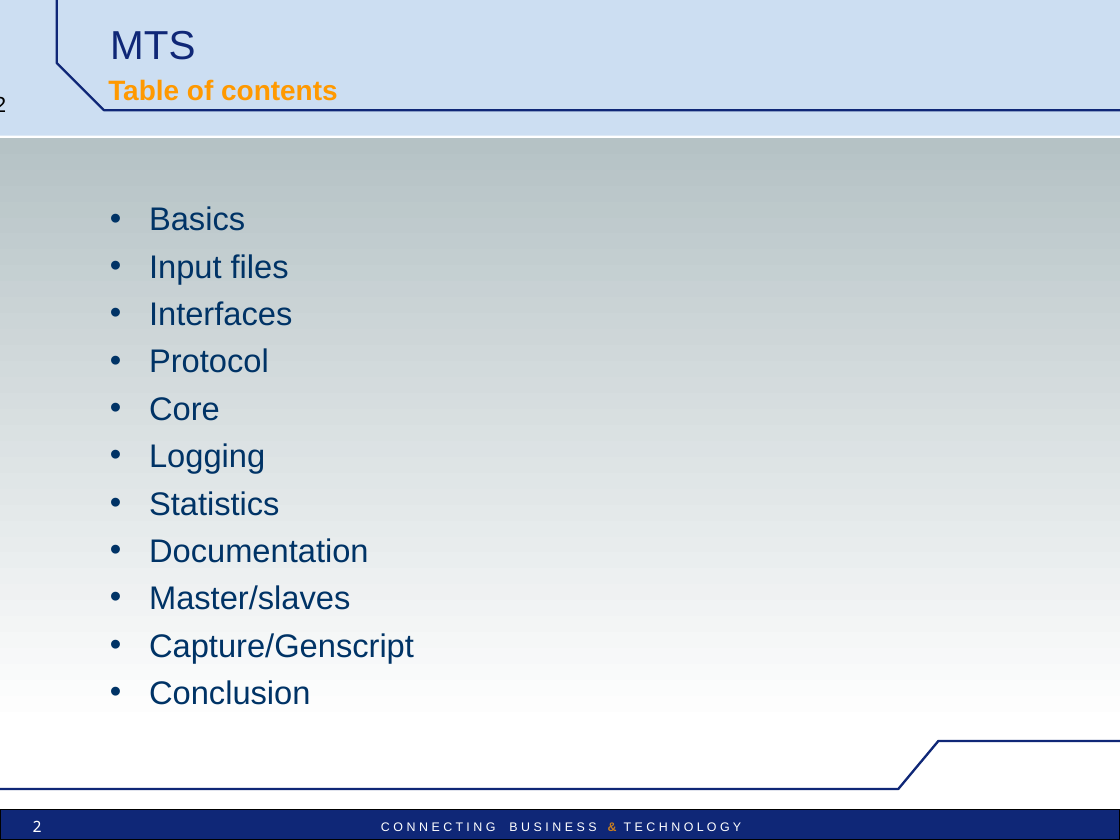
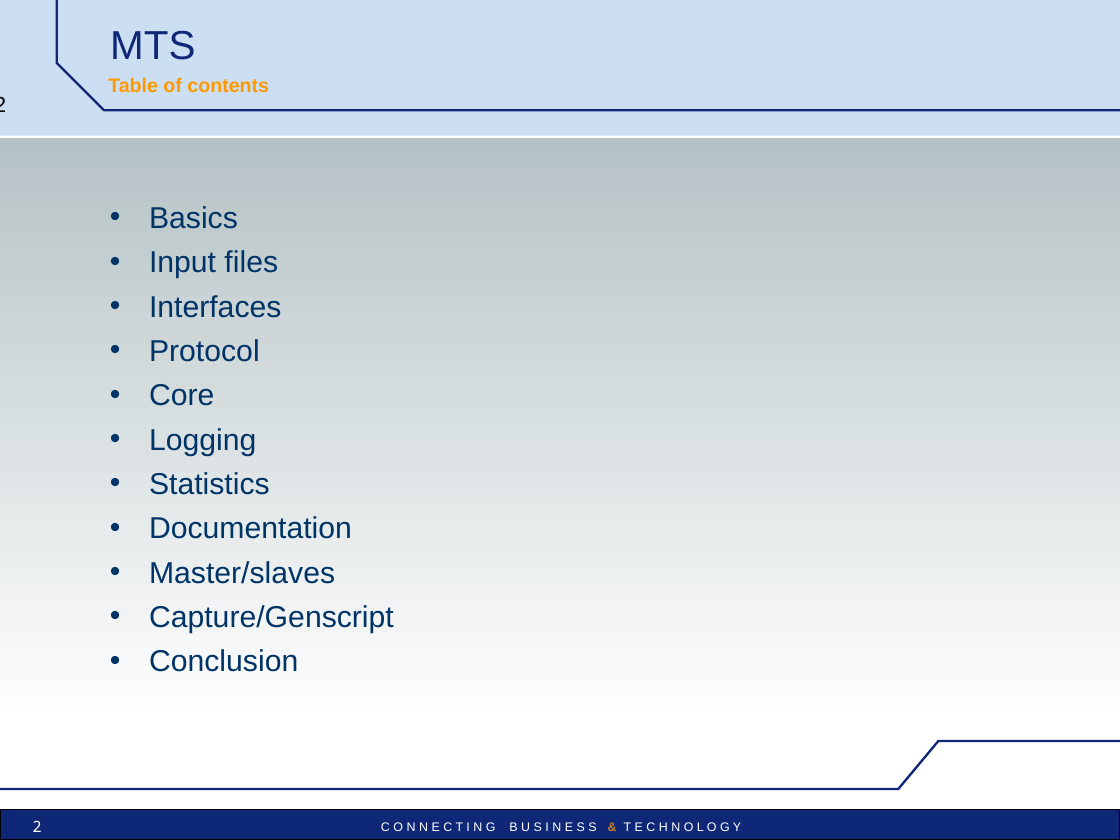
Before and after one commit to uttamhoode9/mts-trunk, a slide deck: slide 2 of mts/src/main/doc/MTS_pres_technical.ppt. Drawn at 1120x840 pixels with LibreOffice and Linux fonts; fonts in the diff are those of the drawing; background and template pictures are left out. Boxes give left, top, right and bottom in pixels: in the first picture for what was removed or moved away, otherwise in the second. Text is boxed around its words. In the diff, an @@ line names an element or a change of style, - is before the commit and + after.

```diff
--- a/mts/src/main/doc/MTS_pres_technical.ppt
+++ b/mts/src/main/doc/MTS_pres_technical.ppt
@@ text "Table of contents" at <box>108,77,269,93</box>: size 18 to 12.6 pt @@
@@ text "Basics" at <box>149,206,394,672</box>: size 21 to 19.4 pt @@
```
Also in this commit, not shown: 31 other slides changed, 6 other files.
